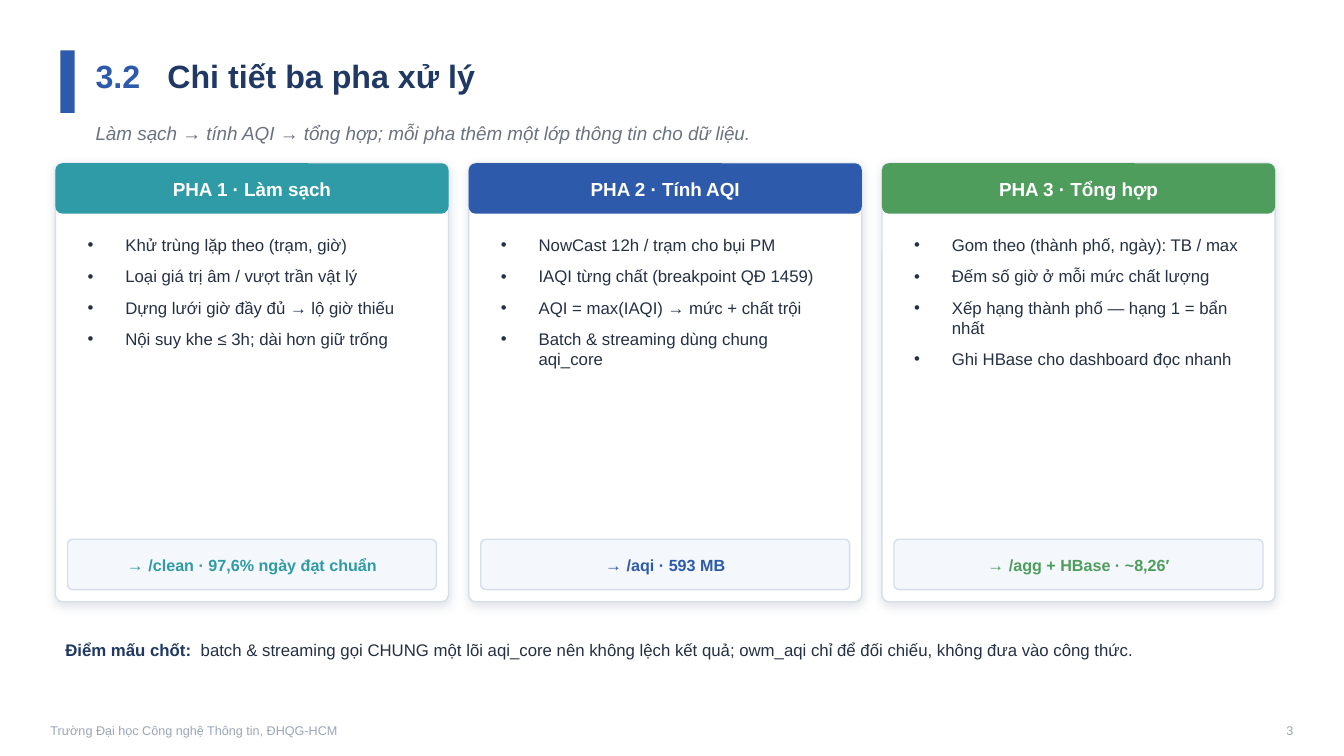
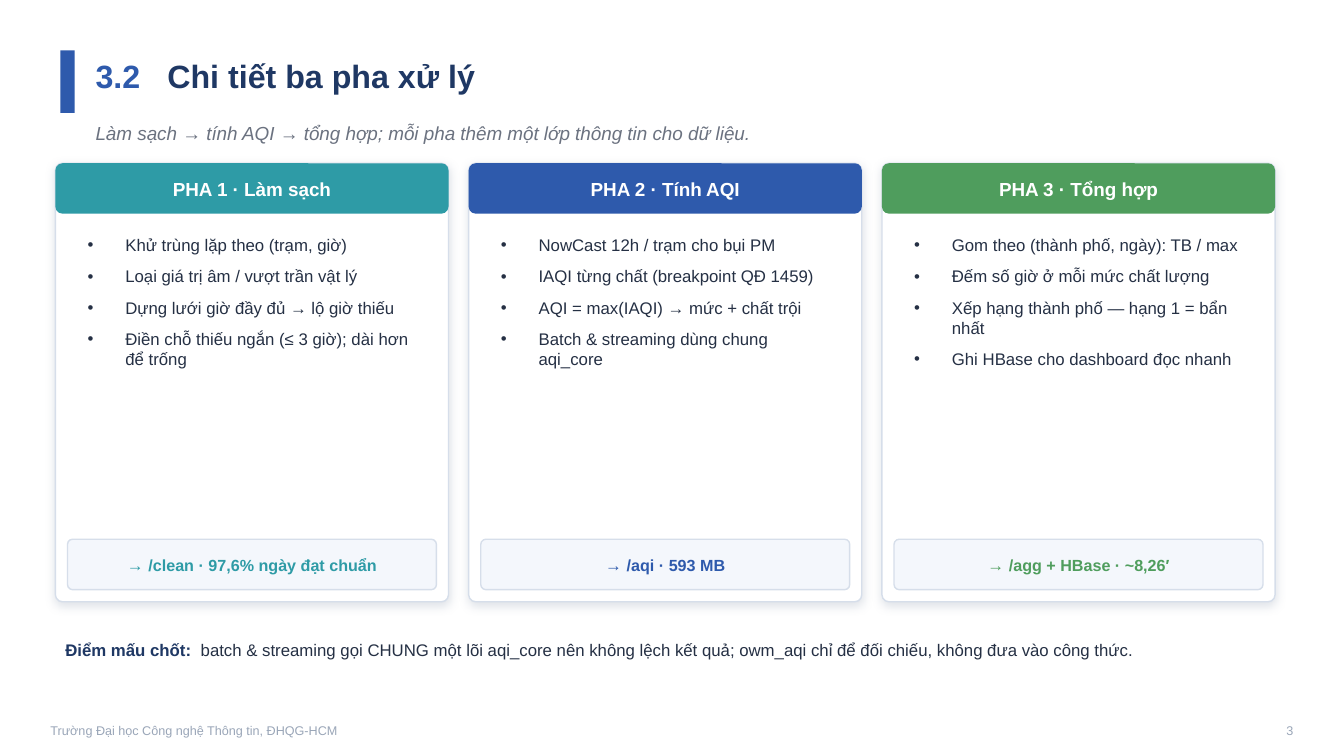
Before and after one commit to khuyn110400/big-data-aqi, a slide deck: slide 3 of docs/slides/Slide_Huyen_theo_mau.pptx. Drawn at 1344x756 pixels with LibreOffice and Linux fonts; fonts in the diff are those of the drawing. Boxes give left, top, right and bottom in pixels: in the first picture for what was removed or moved away, otherwise in the second. Text is boxed around its words. In the diff, an @@ line names an element or a change of style, - is before the commit and + after.

```diff
--- a/docs/slides/Slide_Huyen_theo_mau.pptx
+++ b/docs/slides/Slide_Huyen_theo_mau.pptx
@@ text at (125, 331, 409, 369): text changed @@
-• Nội suy khe ≤ 3h; dài hơn giữ trống
+• Điền chỗ thiếu ngắn (≤ 3 giờ); dài hơn để trống
```
Also in this commit, not shown: 1 other slide changed.
